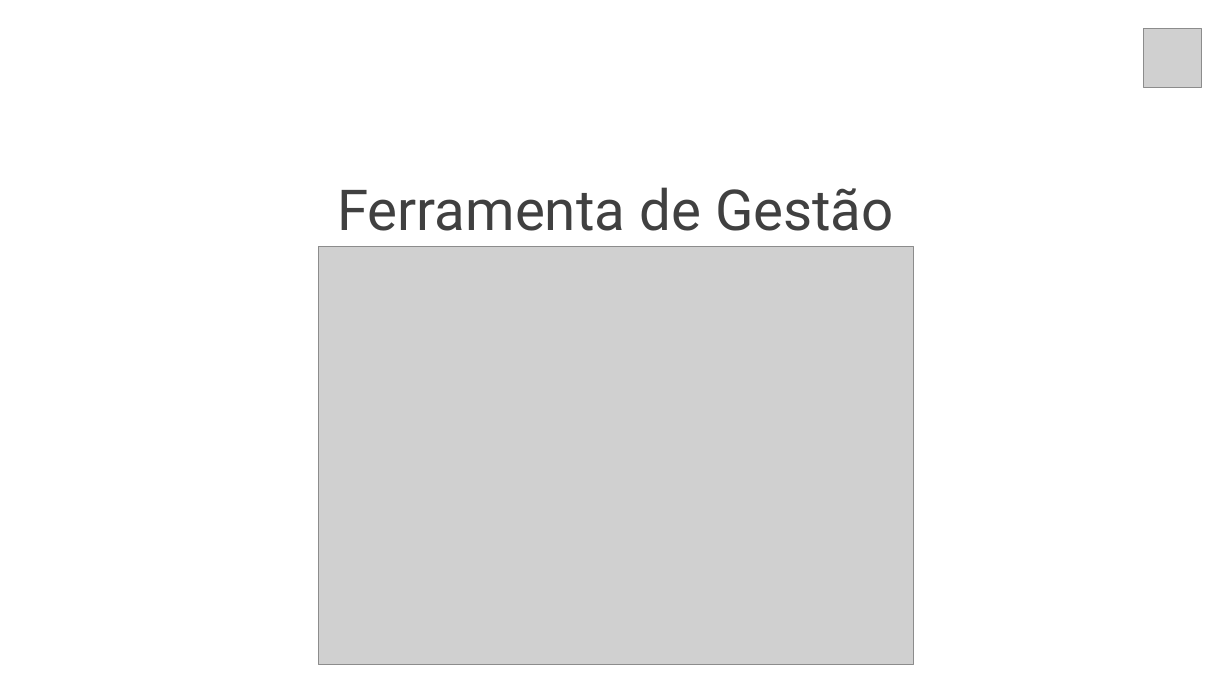
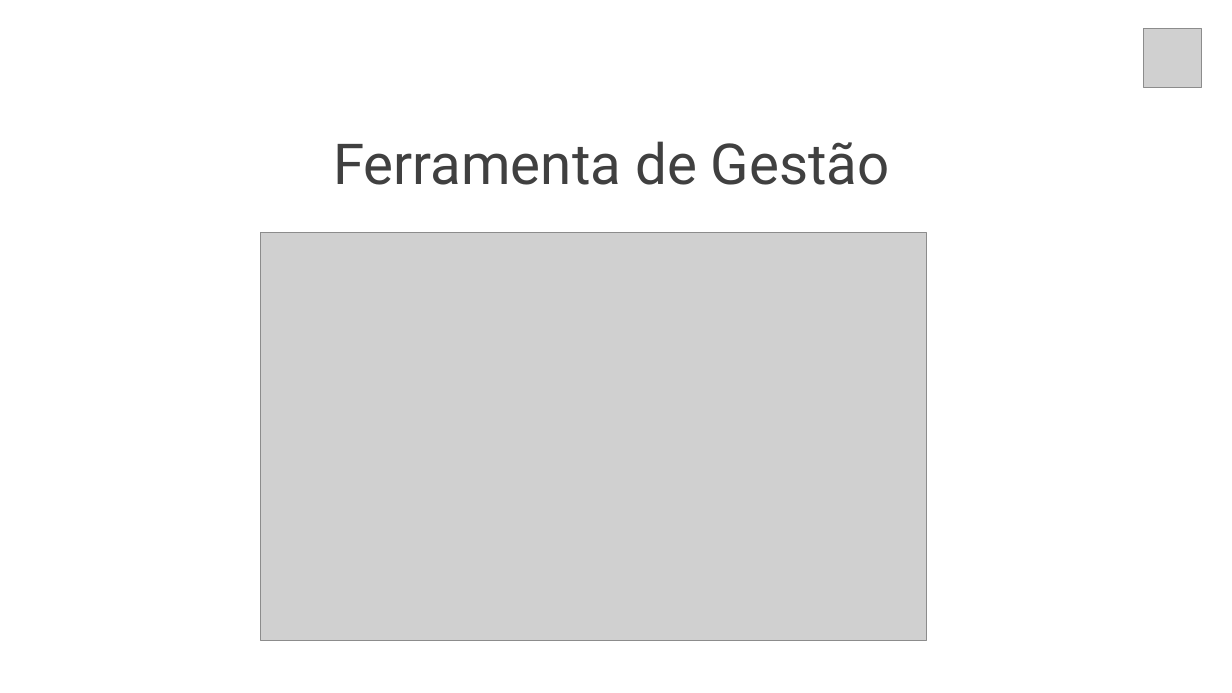
Before and after one commit to gui-ss/projeto-bandtec, a slide deck: slide 12 of documentacao/chameleon.pptx (slide 11 before the commit). Drawn at 1232x693 pixels with LibreOffice and Linux fonts; fonts in the diff are those of the drawing; grey boxes stand for pictures. Boxes give left, top, right and bottom in pixels: in the first picture for what was removed or moved away, otherwise in the second. Text is boxed around its words. In the diff, an @@ line names an element or a change of style, - is before the commit and + after.

```diff
--- a/documentacao/chameleon.pptx
+++ b/documentacao/chameleon.pptx
@@ text "Ferramenta de Gestão": place and size @@
-text "Ferramenta de Gestão" at (337,187,894,231)
+text "Ferramenta de Gestão" at (333,141,890,185)
@@ picture: place and size @@
-picture at (318,246,913,665)
+picture at (261,233,926,640)
```
Also in this commit, not shown: 12 other slides changed, 5 slides added, 1 slide removed, 5 other files.
